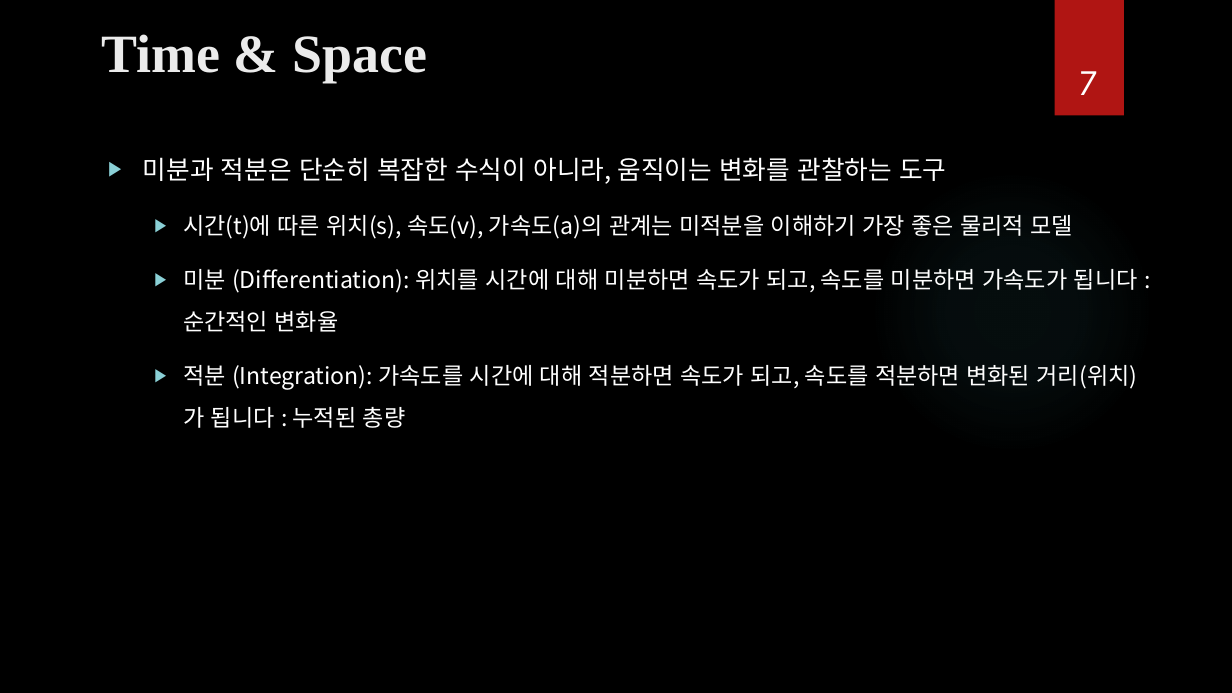
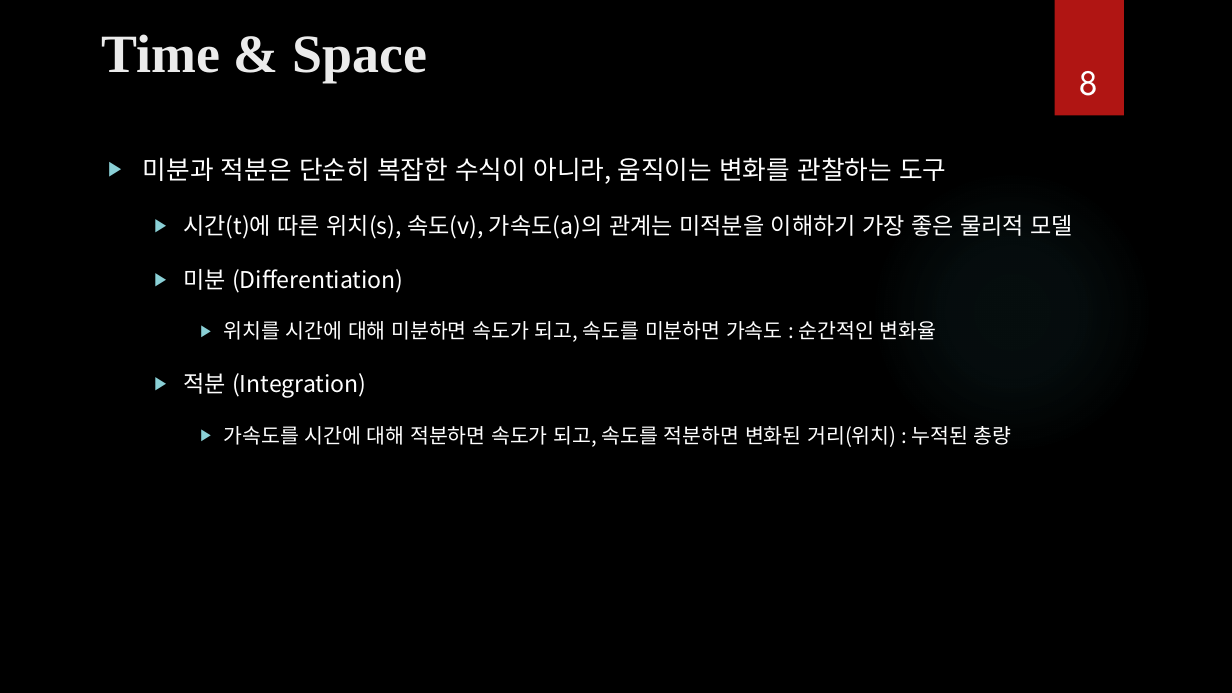
Before and after one commit to ancestor9/mathematics-for-machine-learning, a slide deck: slide 8 of Calculus/Calculus.pptx (slide 7 before the commit). Drawn at 1232x693 pixels with LibreOffice and Linux fonts; fonts in the diff are those of the drawing; background and template pictures are left out. Boxes give left, top, right and bottom in pixels: in the first picture for what was removed or moved away, otherwise in the second. Text is boxed around its words. In the diff, an @@ line names an element or a change of style, - is before the commit and + after.

```diff
--- a/Calculus/Calculus.pptx
+++ b/Calculus/Calculus.pptx
@@ page number at bbox=[1079, 71, 1099, 96]: text changed @@
-7
+8
@@ text at bbox=[183, 269, 1012, 447]: text changed; size 18 to 16 pt @@
-  ▶ 미분 (Differentiation): 위치를 시간에 대해 미분하면 속도가 되고, 속도를 미분하면 가속도가 됩니다 : 순간적인 변화율
-  ▶ 적분 (Integration): 가속도를 시간에 대해 적분하면 속도가 되고, 속도를 적분하면 변화된 거리(위치)가 됩니다 : 누적된 총량
+  ▶ 미분 (Differentiation)
+    ▶ 위치를 시간에 대해 미분하면 속도가 되고, 속도를 미분하면 가속도 : 순간적인 변화율
+  ▶ 적분 (Integration)
+    ▶ 가속도를 시간에 대해 적분하면 속도가 되고, 속도를 적분하면 변화된 거리(위치) : 누적된 총량
```
Also in this commit, not shown: 9 other slides changed, 19 slides added, 2 slides removed.
